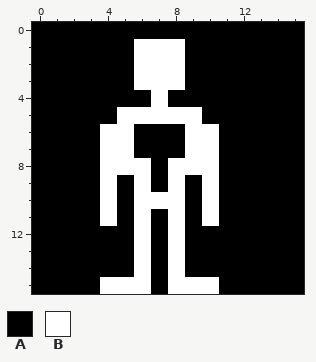
Pixel-art sprite: noddy/res/icons/avg-humanoid.png. This is how it looked before the edit.
The file is 16x16 pixels.
Palette (. is transparent): A #000000  B #ffffff
Pixels before, first column x 0:
 0 AAAAAAAAAAAAAAAA
 1 AAAAAABBBAAAAAAA
 2 AAAAAABBBAAAAAAA
 3 AAAAAABBBAAAAAAA
 4 AAAAAAABAAAAAAAA
 5 AAAAABBBBBAAAAAA
 6 AAAABBAAABBAAAAA
 7 AAAABBAAABBAAAAA
 8 AAAABBBABBBAAAAA
 9 AAAABABABABAAAAA
10 AAAABABBBABAAAAA
11 AAAABABABABAAAAA
12 AAAAAABABAAAAAAA
13 AAAAAABABAAAAAAA
14 AAAAAABABAAAAAAA
15 AAAABBBABBBAAAAA
After the commit:
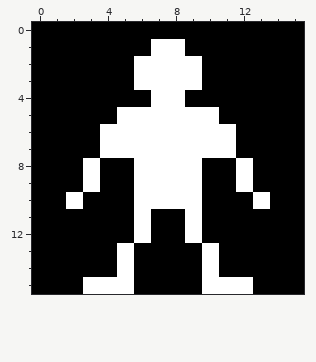
The edit:
y 1: x 6 B -> A
y 2..3: x 9 A -> B
y 4: x 8 A -> B
y 5: x 10 A -> B
y 6..7: x 6..8 AAA -> BBB; x 11 A -> B
y 8: x 3..5 ABB -> BAA; x 7 A -> B; x 10 B -> A; x 12 A -> B
y 9: x 3..4 AB -> BA; x 7 A -> B; x 9..10 AB -> BA; x 12 A -> B
y 10: x 2 A -> B; x 4 B -> A; x 9..10 AB -> BA; x 13 A -> B
y 11: x 4 B -> A; x 8..10 BAB -> ABA
y 12: x 8..9 BA -> AB
y 13..14: x 5..6 AB -> BA; x 8 B -> A; x 10 A -> B
y 15: x 3 A -> B; x 6 B -> A; x 8..9 BB -> AA; x 11..12 AA -> BB
Where, in picture pixels (left, top, right, bottom), the same in both pictures:
changed: (66, 39, 270, 294)
